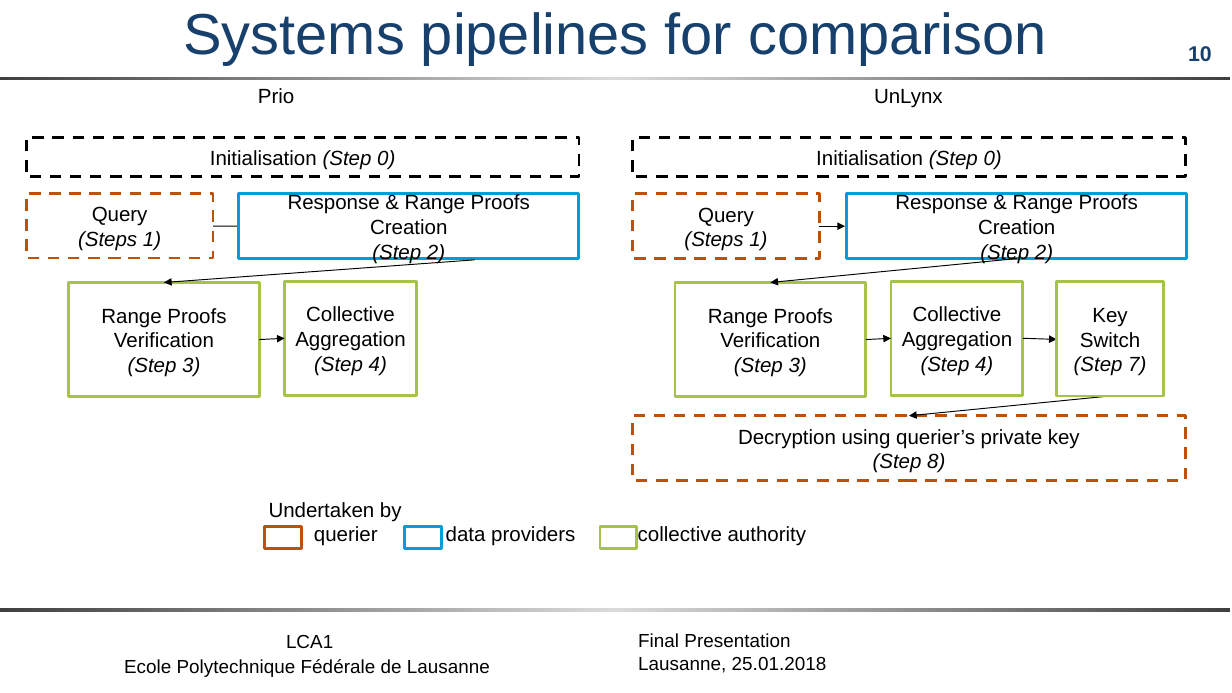
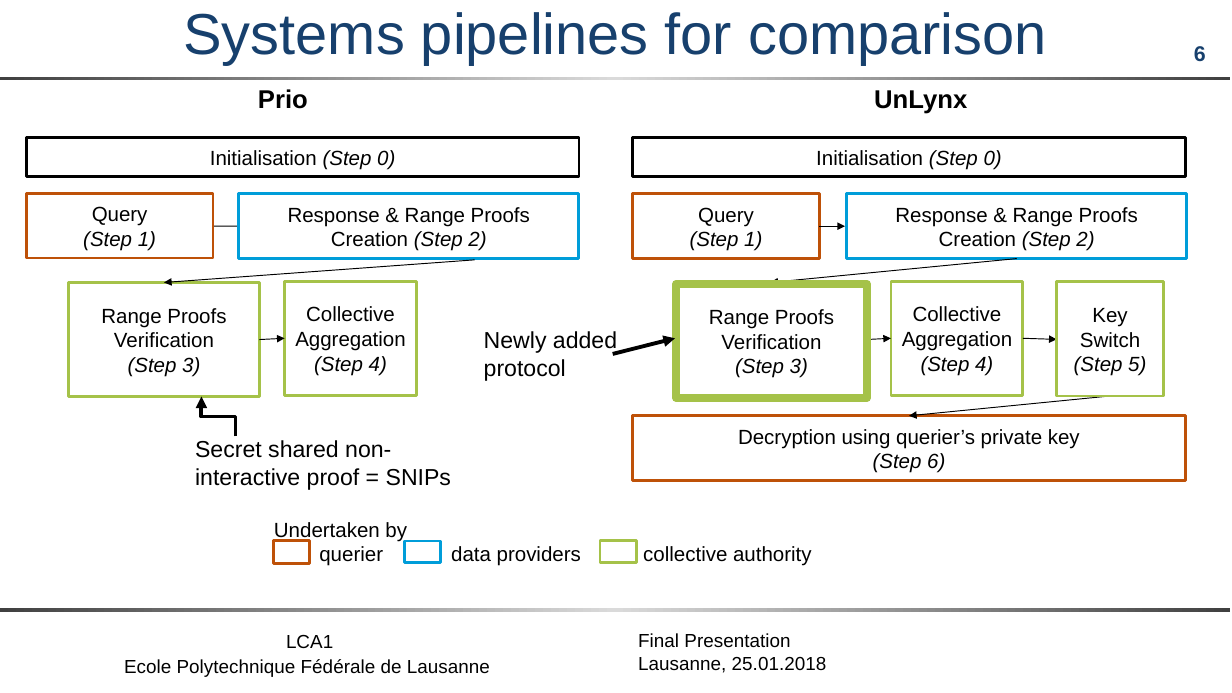
Before and after one commit to maxpr/MasterProjectDocuments, a slide deck: slide 6 of doc/FinalPresentation.pptx (slide 10 before the commit). Drawn at 1232x693 pixels with LibreOffice and Linux fonts; fonts in the diff are those of the drawing; background and template pictures are left out. Boxes give left, top, right and bottom in pixels: in the first picture for what was removed or moved away, otherwise in the second. Text is boxed around its words. In the diff, an @@ line names an element or a change of style, - is before the commit and + after.

```diff
--- a/doc/FinalPresentation.pptx
+++ b/doc/FinalPresentation.pptx
@@ page number at box(1194, 46, 1206, 61): text changed @@
-10
+6
@@ text "Prio" at box(258, 89, 308, 109): size 16 to 20 pt, bold on @@
@@ text "UnLynx" at box(874, 90, 967, 114): size 16 to 20 pt, bold on @@
@@ rectangle "Initialisation (Step 0)" at box(26, 138, 579, 177): outline #000000 2.25 pt dashed to #000000 2.25 pt @@
@@ rectangle "Initialisation (Step 0)" at box(633, 138, 1186, 177): outline #000000 2.25 pt dashed to #000000 2.25 pt @@
@@ outline #BE5108 2.25 pt dashed to #BE5108 2.25 pt in 3 elements at box(633, 416, 1186, 481), box(633, 194, 820, 259), box(26, 193, 213, 258) @@
@@ text in rectangle at box(288, 208, 486, 251): text changed @@
-Response & Range Proofs Creation
-(Step 2)
+Response & Range Proofs Creation (Step 2)
@@ text in rectangle at box(895, 207, 1138, 251): text changed @@
-Response & Range Proofs Creation
-(Step 2)
+Response & Range Proofs Creation (Step 2)
@@ text in rectangle at box(83, 231, 156, 251): text changed @@
-(Steps 1)
+(Step 1)
@@ text in rectangle at box(690, 231, 762, 251): text changed @@
-(Steps 1)
+(Step 1)
@@ rectangle added at box(677, 284, 868, 398), fill #FFFFFF, outline #A5C249 6 pt, 16 pt, text #000000 @@
+Range Proofs Verification
+(Step 3)
@@ text added at box(484, 331, 617, 381), 18 pt, text #000000 @@
+Newly added
+protocol
@@ arrow added from (613, 354) to (676, 338), #000000 3 pt @@
@@ text in rectangle at box(1074, 356, 1146, 376): text changed @@
-(Step 7)
+(Step 5)
@@ elbow arrow added from (236, 436) to (201, 396), #000000 3 pt @@
@@ text added at box(195, 440, 451, 490), 18 pt, text #000000 @@
+Secret shared non-interactive proof = SNIPs
@@ text in rectangle at box(873, 453, 945, 473): text changed @@
-(Step 8)
+(Step 6)
@@ text "Undertaken by": place and size @@
-text "Undertaken by" at box(269, 502, 807, 546)
+text "Undertaken by" at box(274, 522, 812, 566)
@@ rectangle: place and size @@
-rectangle at box(265, 527, 301, 549)
+rectangle at box(274, 541, 310, 563)
@@ rectangle: place and size @@
-rectangle at box(405, 527, 441, 549)
+rectangle at box(405, 542, 441, 564)
@@ rectangle: place and size @@
-rectangle at box(600, 527, 636, 549)
+rectangle at box(600, 541, 636, 563)
```
Also in this commit, not shown: 13 other slides changed, 4 slides added, 3 slides removed, 10 other files.
